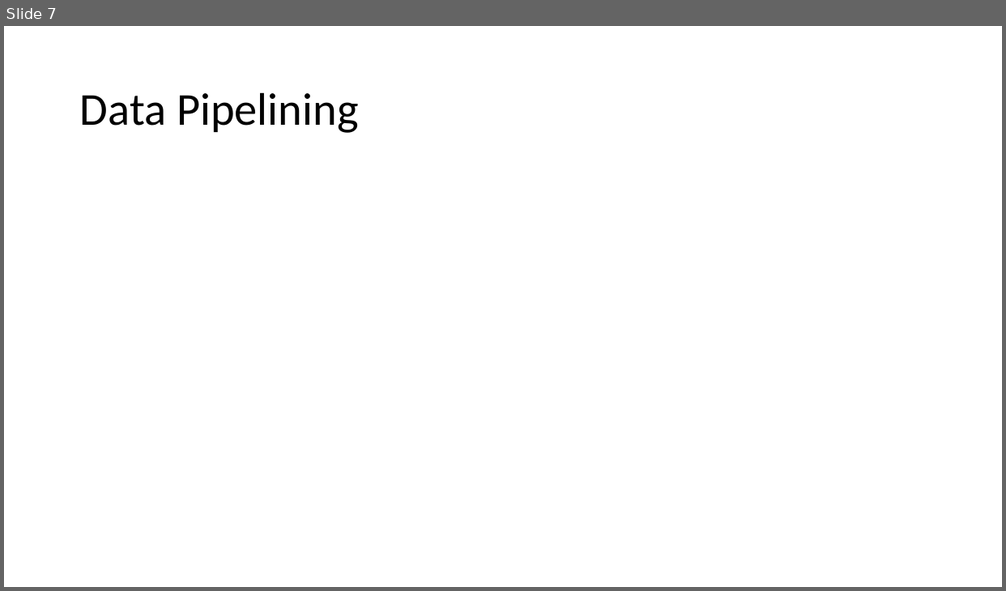
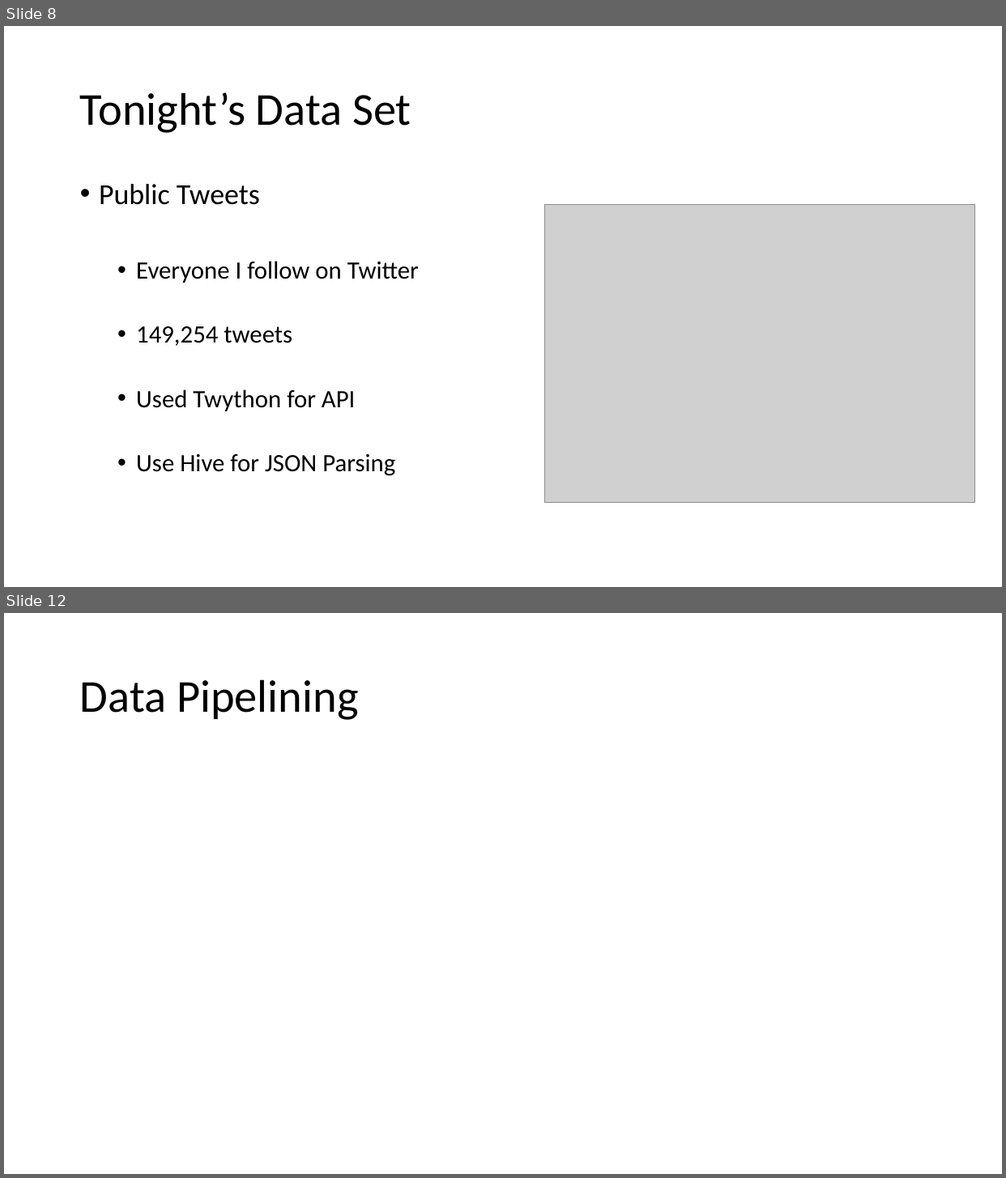
Before and after one commit to dreyco676/nlp_spark, a slide deck: TCHUG_NLP_PYSPARK.pptx. Shown one above the other, each under a label of ours: slide 7 before the commit, slides 8 and 12 after it; the slides between them are not shown. The pictures are 1006x591 and 1006x1178 pixels, drawn with LibreOffice and Linux fonts; fonts in the diff are those of the drawing; grey boxes stand for pictures. Boxes give left, top, right and bottom in pixels: in the first picture for what was removed or moved away, otherwise in the second. Text is boxed around its words. In the diff, an @@ line names an element or a change of style, - is before the commit and + after.

```diff
--- a/TCHUG_NLP_PYSPARK.pptx
+++ b/TCHUG_NLP_PYSPARK.pptx
@@ slide 8 added at (x1=4, y1=26, x2=1002, y2=587), background #FFFFFF @@
@@ title added at (x1=80, y1=92, x2=411, y2=133), 44 pt, text #000000 @@
+Tonight’s Data Set
@@ text added at (x1=99, y1=184, x2=419, y2=476), 24 pt, text #000000 @@
+• Public Tweets
+  • Everyone I follow on Twitter
+  • 149,254 tweets
+  • Used Twython for API
+  • Use Hive for JSON Parsing
@@ picture added at (x1=544, y1=205, x2=975, y2=503) @@
@@ what was slide 7 is now slide 12 @@
```
Also in this commit, not shown: 1 slide changed, 9 other slides added, 5 slides removed, 2 other files.
